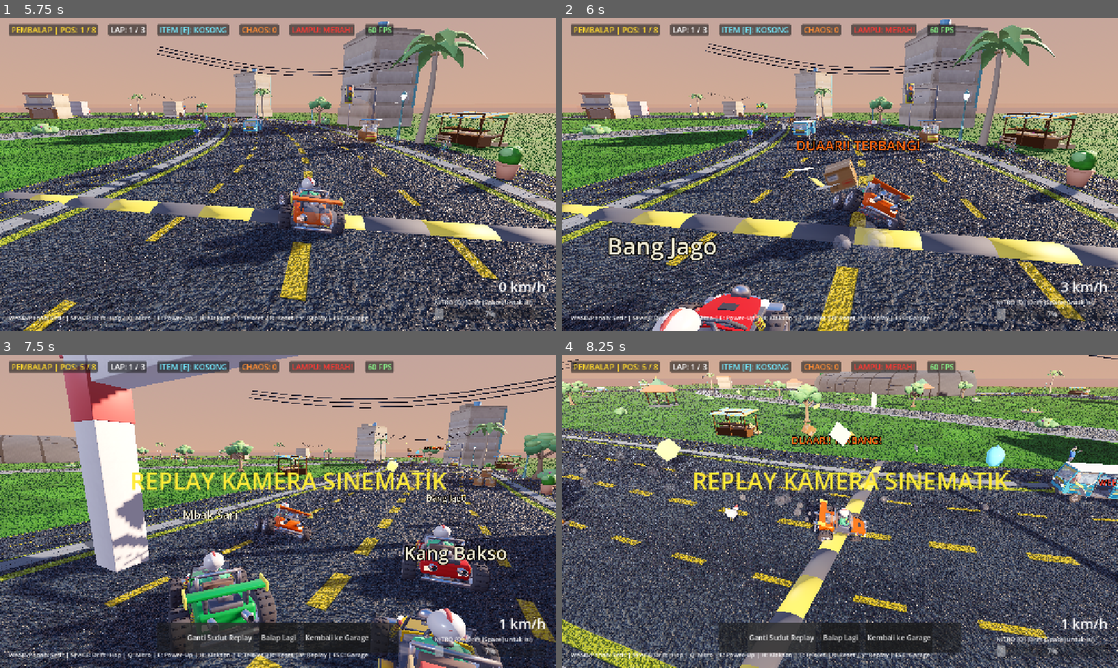
Above: before the commit, frames 1-4 (two rows, left to right).
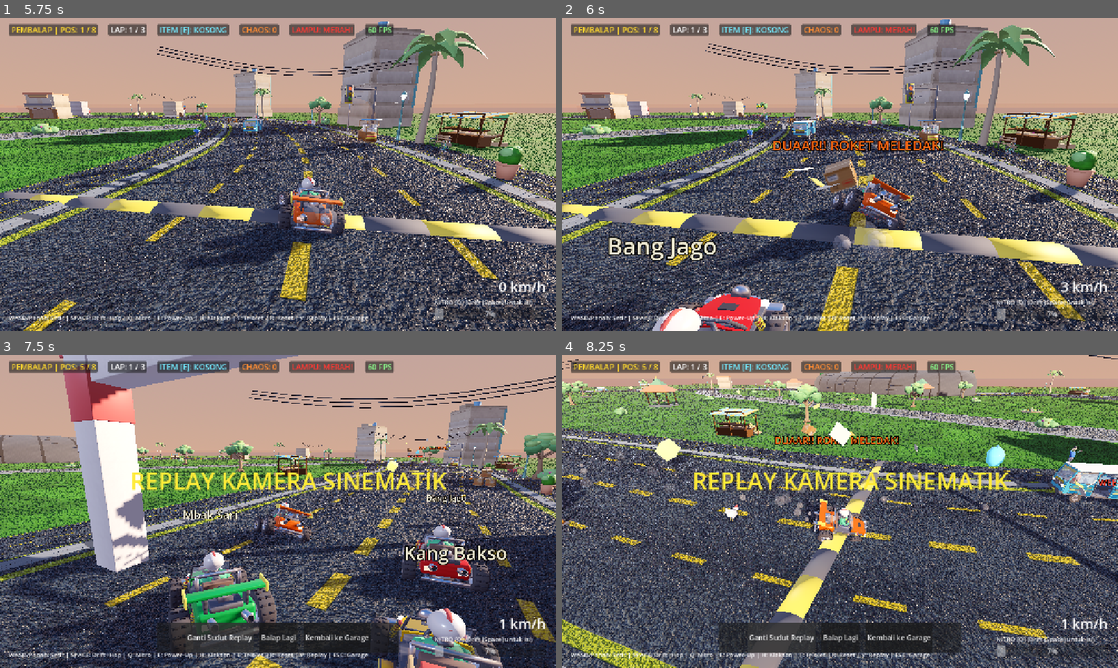
Above: after the commit, the same moments.

Repository: 99apps-id/kart-nusantara
Game: Godot game, scene res://scenes/main_menu.tscn
Two runs of this game, one before a commit and one after it. Both use one fixed random seed, a clock stepped at 60 frames per second and the inputs below.
Inputs (mouse positions are in pixels of both pictures, inside the frame that each line leads up to):
- Up to frame 1 (5.75 s): click "MULAI CHAOS RACING (8 GOKART)" at 0.5 s; tap Enter at 1.25 s; move the mouse to (400, 158) at 1.27 s; hold D (steer_right) 1.28-2.03 s; hold Space (drift) 1.28-2.03 s; click (400, 158) at 1.42 s; tap Q (nitro) at 1.55, 2.1, 3.05, 3.6 s; move the mouse to (166, 190) at 2.02 s; hold S (brake) 2.03-2.78 s; tap Space (drift) at 2.3, 3.8, 5.3 s; move the mouse to (333, 105) at 2.77 s; hold D (steer_right) 2.78-3.53 s; hold Space (drift) 2.78-3.53 s; move the mouse to (250, 237) at 3.52 s; hold W (accelerate) 3.53-4.28 s; click (250, 237) at 3.67 s; move the mouse to (444, 221) at 4.27 s; hold Q (nitro) 4.28-5.03 s; hold A (steer_left) from 4.28 s (still down); tap E (use_item) at 4.35 s; tap R (reset_kart) at 4.9 s; move the mouse to (111, 127) at 5.02 s; tap H at 5.1 s
- Up to frame 2 (6 s): move the mouse to (867, 174) at 5.77 s; release A (steer_left) at 5.78 s; hold S (brake) from 5.78 s (still down); hold T from 5.78 s (still down); click (867, 174) at 5.92 s
- Up to frame 3 (7.5 s): tap Q (nitro) at 6.05 s; move the mouse to (194, 433) at 6.52 s; release S (brake) at 6.53 s; release T at 6.53 s; hold D (steer_right) 6.53-7.25 s; tap V at 6.6 s; tap Space (drift) at 6.8 s; click "Ganti Sudut Replay" at 7.25 s
- Up to frame 4 (8.25 s): click "Ganti Sudut Replay" at 8 s

Frame 1 is identical in both runs. In frame 2, 0.8% of the frame differs, in the area x 37-69%, y 39-43%; in frame 3, less than 0.1%; in frame 4, 0.4%.

Commit message:
Improve steady speed-based engine audio, add rocket explosion SFX, and Battle Arena ring-out

Diff:
--- a/scripts/battle_arena.gd
+++ b/scripts/battle_arena.gd
@@ -19,6 +19,7 @@
 var karts: Array = []
 var player_kart: KartController
 var match_ended: bool = false
+var player_ringed_out: bool = false
 
 var hud_hp_bar: ProgressBar
 var hud_alive_label: Label
@@ -58,13 +59,15 @@
 	var mat_floor := world_builder.make_pbr_mat(ChaosWorldBuilder.get_tex(ChaosWorldBuilder.PT_ASPHALT_A), ChaosWorldBuilder.get_tex(ChaosWorldBuilder.PT_ASPHALT_N), Vector3(0.0625, 0.0625, 0.0625), 0.96, Color(0.74, 0.77, 0.84), ChaosWorldBuilder.get_tex(ChaosWorldBuilder.PT_ASPHALT_R), 2.1)
 	var mat_rim := world_builder.make_pbr_mat(ChaosWorldBuilder.get_tex(ChaosWorldBuilder.PT_SIDEWALK_A), ChaosWorldBuilder.get_tex(ChaosWorldBuilder.PT_SIDEWALK_N), Vector3(0.12, 0.12, 0.12), 0.96, Color(0.82, 0.84, 0.88), ChaosWorldBuilder.get_tex(ChaosWorldBuilder.PT_SIDEWALK_R), 2.0)
 
-	# 76m x 76m Nusantara Market Square Battle Arena
-	world_builder.add_ground_slab(self, Vector3(0.0, -0.5, 0.0), Vector3(84.0, 1.0, 84.0), mat_floor)
-	# Arena boundary walls
-	world_builder.add_ground_slab(self, Vector3(0.0, 1.8, -38.0), Vector3(78.0, 3.6, 2.0), mat_rim)
-	world_builder.add_ground_slab(self, Vector3(0.0, 1.8, 38.0), Vector3(78.0, 3.6, 2.0), mat_rim)
-	world_builder.add_ground_slab(self, Vector3(-38.0, 1.8, 0.0), Vector3(2.0, 3.6, 78.0), mat_rim)
-	world_builder.add_ground_slab(self, Vector3(38.0, 1.8, 0.0), Vector3(2.0, 3.6, 78.0), mat_rim)
+	# 76m x 76m Nusantara Market Square Battle Arena (low 1.15m rim: normal driving stays in, big knockouts ring-out!)
+	world_builder.add_ground_slab(self, Vector3(0.0, -0.5, 0.0), Vector3(78.0, 1.0, 78.0), mat_floor)
+	# Visual low boundary curb/rim (1.15m high)
+	world_builder.add_ground_slab(self, Vector3(0.0, 0.58, -38.0), Vector3(78.0, 1.15, 1.8), mat_rim)
+	world_builder.add_ground_slab(self, Vector3(0.0, 0.58, 38.0), Vector3(78.0, 1.15, 1.8), mat_rim)
+	world_builder.add_ground_slab(self, Vector3(-38.0, 0.58, 0.0), Vector3(1.8, 1.15, 78.0), mat_rim)
+	world_builder.add_ground_slab(self, Vector3(38.0, 0.58, 0.0), Vector3(1.8, 1.15, 78.0), mat_rim)
+	# Ceiling cap so karts never float indefinitely into the sky
+	_add_invisible_barrier(Vector3(0.0, 14.5, 0.0), Vector3(100.0, 1.5, 100.0))
 
 	# Iconic Indonesian facades outside arena rim
 	world_builder.spawn_static_model(self, ChaosWorldBuilder.P_INDOMARET, Vector3(-16.0, 0.0, -42.5), 180.0)
@@ -173,6 +176,13 @@
 	replay_panel.anchor_top = 1.0; replay_panel.anchor_bottom = 1.0
 	replay_panel.offset_left = -280; replay_panel.offset_right = 280
 	replay_panel.offset_top = -105; replay_panel.offset_bottom = -35
+	var hint := Label.new()
+	hint.anchor_top = 1.0; hint.anchor_bottom = 1.0
+	hint.offset_left = 20; hint.offset_top = -34; hint.offset_right = 760
+	hint.text = "WASD/Panah: Setir | SPACE: Drift | Q: Nitro | E: Senjata | H: Klakson | T: Telolet | R: Reset | ESC: Garage"
+	hint.modulate = Color(0.95, 0.96, 1.0, 0.9)
+	cl.add_child(hint)
+
 	replay_panel.visible = false
 	cl.add_child(replay_panel)
 	var rbox := HBoxContainer.new()
@@ -194,7 +204,56 @@
 	return l
 
 
+const ARENA_RINGOUT_LIMIT := 38.6
+
+
+func _add_invisible_barrier(pos: Vector3, size: Vector3) -> void:
+	var sb := StaticBody3D.new()
+	sb.position = pos
+	var col := CollisionShape3D.new()
+	var box := BoxShape3D.new()
+	box.size = size
+	col.shape = box
+	sb.add_child(col)
+	add_child(sb)
+
+
+func _physics_process(_delta: float) -> void:
+	if replay_sys != null and replay_sys.is_playing:
+		return
+	# Ring-Out Rule: any kart knocked outside the arena perimeter or falling off is immediately eliminated (kalah)!
+	for k in karts:
+		if not is_instance_valid(k) or k.hp <= 0.0:
+			continue
+		var p: Vector3 = k.global_position
+		if p.y > 12.5:
+			p.y = 12.5
+			k.velocity.y = minf(k.velocity.y, -2.0)
+			k.global_position = p
+		var out_of_bounds: bool = (absf(p.x) > ARENA_RINGOUT_LIMIT) or (absf(p.z) > ARENA_RINGOUT_LIMIT) or (p.y < -1.2)
+		if out_of_bounds:
+			# Eliminate immediately so the kart never floats endlessly outside the arena
+			k.hp = 0.0
+			k.controls_locked = true
+			k.velocity = Vector3.ZERO
+			k.forward_speed = 0.0
+			k.global_position = Vector3(clampf(p.x, -40.0, 40.0), maxf(p.y, 0.2), clampf(p.z, -40.0, 40.0))
+			if k == player_kart:
+				player_ringed_out = true
+			world_builder.spawn_comic_popup(self, k.global_position + Vector3(0.0, 1.8, 0.0), "KELUAR ARENA - RING OUT!", Color(1.0, 0.25, 0.2))
+			ComedySfx.play(self, "crash_heavy", -1.5)
+			k.emit_signal("kart_eliminated", k, k.last_attacker)
+
+
 func _process(delta: float) -> void:
+	if Input.is_action_just_pressed("reset_kart") and player_kart != null and player_kart.hp > 0.0:
+		player_kart.global_position = Vector3(0.0, 0.6, 20.0)
+		player_kart.velocity = Vector3.ZERO
+		player_kart.forward_speed = 0.0
+		player_kart.flip_timer = 0.0
+		player_kart.spinout_timer = 0.0
+		player_kart.look_at(Vector3(0.0, 0.6, 0.0), Vector3.UP)
+
 	if Input.is_action_just_pressed("ui_cancel"):
 		get_tree().change_scene_to_file("res://scenes/main_menu.tscn")
 		return
@@ -219,7 +278,10 @@
 	if not match_ended:
 		if player_kart.hp <= 0.0:
 			match_ended = true
-			hud_banner.text = "GOKART HANCUR! (KO: %d)" % player_kart.eliminations
+			if player_ringed_out:
+				hud_banner.text = "%s TERLEMPAR KELUAR ARENA - KALAH! (KO: %d)" % [player_kart.racer_name.to_upper(), player_kart.eliminations]
+			else:
+				hud_banner.text = "%s GOKART HANCUR - KALAH! (KO: %d)" % [player_kart.racer_name.to_upper(), player_kart.eliminations]
 			replay_panel.visible = true
 			replay_sys.start_replay()
 		elif alive <= 1:
@@ -235,5 +297,8 @@
 
 func _on_kart_eliminated(victim: KartController, attacker: KartController) -> void:
 	world_builder.spawn_flying_chaos_burst(self, victim.global_position, true)
-	if attacker != null:
+	victim.controls_locked = true
+	victim.velocity = Vector3.ZERO
+	victim.forward_speed = 0.0
+	if attacker != null and attacker != victim:
 		attacker.eliminations += 1
--- a/scripts/kart_controller.gd
+++ b/scripts/kart_controller.gd
@@ -121,6 +121,8 @@
 var engine_player: AudioStreamPlayer
 var engine_idle_player: AudioStreamPlayer
 var wind_player: AudioStreamPlayer
+var engine_rpm_smooth: float = 0.0
+var engine_run_blend: float = 0.0
 
 
 func setup_kart(cfg: Dictionary, player_flag: bool, battle_flag: bool = false) -> void:
@@ -259,7 +261,7 @@
 		engine_idle_player = AudioStreamPlayer.new()
 		engine_idle_player.name = "EngineIdleAudio"
 		engine_idle_player.stream = ComedySfx.get_stream("engine_idle")
-		engine_idle_player.volume_db = -10.5
+		engine_idle_player.volume_db = -9.0
 		engine_idle_player.pitch_scale = 0.96
 		engine_idle_player.autoplay = true
 		add_child(engine_idle_player)
@@ -267,8 +269,8 @@
 		engine_player = AudioStreamPlayer.new()
 		engine_player.name = "EngineAudio"
 		engine_player.stream = ComedySfx.get_stream("engine_loop")
-		engine_player.volume_db = -26.0
-		engine_player.pitch_scale = 0.76
+		engine_player.volume_db = -60.0
+		engine_player.pitch_scale = 0.68
 		engine_player.autoplay = true
 		add_child(engine_player)
 
@@ -393,6 +395,7 @@
 		velocity.x = move_toward(velocity.x, 0.0, delta * 6.0)
 		velocity.z = move_toward(velocity.z, 0.0, delta * 6.0)
 		move_and_slide()
+		_update_engine_audio(delta)
 		if flip_timer <= 0.0:
 			visual_root.rotation = Vector3.ZERO
 		return
@@ -405,6 +408,7 @@
 		velocity.x = fwd_s.x * forward_speed
 		velocity.z = fwd_s.z * forward_speed
 		move_and_slide()
+		_update_engine_audio(delta)
 		if spinout_timer <= 0.0:
 			visual_root.rotation = Vector3.ZERO
 		return
@@ -548,33 +552,57 @@
 		engine_idle_player.play()
 	if wind_player != null and not wind_player.playing and wind_player.stream != null:
 		wind_player.play()
-	var speed_ratio: float = clampf(absf(forward_speed) / maxf(max_speed, 1.0), 0.0, 1.45)
-	var load_ratio: float = clampf(speed_ratio * 0.85 + (0.35 if current_throttle_input > 0.1 else 0.0) + (0.35 if nitro_active else 0.0), 0.0, 1.2)
-	var throttle_boost: float = 0.18 if current_throttle_input > 0.1 else (0.08 if current_brake_input > 0.1 and forward_speed < -0.5 else 0.0)
-	var target_pitch: float = 0.72 + speed_ratio * 1.15 + throttle_boost
+
+	# Distinct Idle vs Running engine model driven steadily by actual speed (Up arrow / W)
+	var abs_speed: float = absf(forward_speed)
+	var speed_ratio: float = clampf(abs_speed / maxf(max_speed, 1.0), 0.0, 1.35)
+	var is_pressing_gas: bool = (not controls_locked) and (current_throttle_input > 0.1)
+
+	# Clean separation:
+	# - At standstill / idle (abs_speed <= 0.35): pure calm idle purr, running roar muted (-60 dB)
+	# - Smooth equal-power crossfade as kart rolls away (0.35 -> 6.5 m/s)
+	# - Once running (>= 6.5 m/s): idle fully muted (-60 dB), only steady speed-proportional roar plays
+	var target_blend: float = 0.0
+	if abs_speed > 0.35:
+		target_blend = smoothstep(0.35, 6.5, abs_speed)
+	elif is_pressing_gas:
+		target_blend = 0.12
+	engine_run_blend = lerpf(engine_run_blend, target_blend, clampf(delta * 6.5, 0.0, 1.0))
+
+	# Steady RPM tracks vehicle speed directly (small steady load offset while holding gas, no jitter/surges)
+	var target_rpm: float = speed_ratio
+	if is_pressing_gas and abs_speed > 0.35:
+		target_rpm += 0.04
 	if nitro_active:
-		target_pitch += 0.34
-	elif is_drifting:
-		target_pitch += 0.09 + sin(Time.get_ticks_msec() * 0.04) * 0.03
-	if not is_on_floor():
-		target_pitch += 0.12
-	# Crossfade: warm idle purr at low speed -> roaring racing engine under acceleration
+		target_rpm += 0.22
+	engine_rpm_smooth = lerpf(engine_rpm_smooth, target_rpm, clampf(delta * 5.5, 0.0, 1.0))
+
+	# Equal-power crossfade gains (linear -> dB) so transition has zero volume dip and clean mute at ends
+	var blend_clamped: float = clampf(engine_run_blend, 0.0, 1.0)
+	var idle_gain: float = cos(blend_clamped * PI * 0.5) * 0.36
+	var run_base_gain: float = lerpf(0.18, 0.44, clampf(engine_rpm_smooth, 0.0, 1.0))
+	if nitro_active:
+		run_base_gain *= 1.18
+	var run_gain: float = sin(blend_clamped * PI * 0.5) * run_base_gain
+
 	if engine_idle_player != null:
-		var idle_vol: float = lerpf(-9.5, -26.0, clampf(load_ratio * 1.35, 0.0, 1.0))
-		var idle_pitch: float = 0.94 + speed_ratio * 0.30 + (0.08 if current_throttle_input > 0.1 else 0.0)
-		engine_idle_player.volume_db = lerpf(engine_idle_player.volume_db, idle_vol, clampf(delta * 7.0, 0.0, 1.0))
-		engine_idle_player.pitch_scale = lerpf(engine_idle_player.pitch_scale, clampf(idle_pitch, 0.85, 1.4), clampf(delta * 8.0, 0.0, 1.0))
-	var roar_vol: float = lerpf(-26.0, -7.0, clampf(load_ratio, 0.0, 1.0)) + (1.8 if nitro_active else 0.0)
-	engine_player.pitch_scale = lerpf(engine_player.pitch_scale, clampf(target_pitch, 0.65, 2.35), clampf(delta * 9.0, 0.0, 1.0))
-	engine_player.volume_db = lerpf(engine_player.volume_db, clampf(roar_vol, -28.0, -4.5), clampf(delta * 8.0, 0.0, 1.0))
-	# Aerodynamic wind rushes past helmet as speed climbs
+		var idle_db: float = -60.0 if idle_gain < 0.002 else clampf(linear_to_db(idle_gain), -60.0, -7.5)
+		var idle_pitch: float = 0.95 + clampf(abs_speed / 8.0, 0.0, 0.16)
+		engine_idle_player.volume_db = idle_db
+		engine_idle_player.pitch_scale = lerpf(engine_idle_player.pitch_scale, idle_pitch, clampf(delta * 6.0, 0.0, 1.0))
+
+	var roar_db: float = -60.0 if run_gain < 0.002 else clampf(linear_to_db(run_gain), -60.0, -5.0)
+	var roar_pitch: float = clampf(0.68 + engine_rpm_smooth * 1.02, 0.65, 2.05)
+	engine_player.volume_db = roar_db
+	engine_player.pitch_scale = roar_pitch
+
+	# Aerodynamic wind rushes past helmet smoothly at higher speed
 	if wind_player != null:
-		var wind_factor: float = clampf((absf(forward_speed) - 6.0) / maxf(max_speed, 1.0), 0.0, 1.3)
-		var wind_vol: float = lerpf(-40.0, -10.5, clampf(wind_factor, 0.0, 1.0)) + (2.5 if nitro_active else 0.0)
+		var wind_factor: float = clampf((abs_speed - 8.0) / maxf(max_speed, 1.0), 0.0, 1.3)
+		var wind_vol: float = lerpf(-50.0, -11.5, clampf(wind_factor, 0.0, 1.0)) + (2.5 if nitro_active else 0.0)
 		var wind_pitch: float = 0.80 + wind_factor * 0.55 + (0.20 if nitro_active else 0.0)
-		wind_player.volume_db = lerpf(wind_player.volume_db, clampf(wind_vol, -42.0, -7.0), clampf(delta * 6.0, 0.0, 1.0))
-		wind_player.pitch_scale = lerpf(wind_player.pitch_scale, clampf(wind_pitch, 0.75, 1.65), clampf(delta * 6.0, 0.0, 1.0))
-
+		wind_player.volume_db = lerpf(wind_player.volume_db, clampf(wind_vol, -50.0, -7.5), clampf(delta * 5.0, 0.0, 1.0))
+		wind_player.pitch_scale = lerpf(wind_player.pitch_scale, clampf(wind_pitch, 0.75, 1.75), clampf(delta * 5.0, 0.0, 1.0))
 
 func _handle_collisions() -> void:
 	for i in range(get_slide_collision_count()):
--- a/scripts/sfx_synth.gd
+++ b/scripts/sfx_synth.gd
@@ -6,14 +6,18 @@
 
 
 static func _load_asset(sfx_name: String, loop: bool = false) -> AudioStream:
-	var path := "res://assets/audio/%s.mp3" % sfx_name
-	if ResourceLoader.exists(path):
-		var res := load(path)
-		if res is AudioStreamMP3:
-			(res as AudioStreamMP3).loop = loop
-			return res
-		if res is AudioStream:
-			return res as AudioStream
+	for ext in ["ogg", "mp3"]:
+		var path := "res://assets/audio/%s.%s" % [sfx_name, ext]
+		if ResourceLoader.exists(path):
+			var res := load(path)
+			if res is AudioStreamOggVorbis:
+				(res as AudioStreamOggVorbis).loop = loop
+				return res
+			if res is AudioStreamMP3:
+				(res as AudioStreamMP3).loop = loop
+				return res
+			if res is AudioStream:
+				return res as AudioStream
 	return null
 
 
@@ -46,6 +50,8 @@
 	_register("wind_loop", _gen_nitro(), true)
 	_register("birds_ambience", _gen_pickup(), true)
 	_register("horn_klakson", _gen_telolet())
+	_register("rocket_launch", _gen_nitro())
+	_register("rocket_explosion", _gen_boom())
 
 
 static func get_stream(sfx_name: String) -> AudioStream:
--- a/scripts/verify_smoke.gd
+++ b/scripts/verify_smoke.gd
@@ -77,27 +77,62 @@
 				inst.world_builder.dynamic_obstacles.size(), inst.world_builder.item_boxes.size()
 			])
 			var has_engine_audio: bool = (pk.find_child("EngineAudio", true, false) is AudioStreamPlayer) and (pk.find_child("En …(195 unchanged characters)…
-			var sfx_req := ["intro_fanfare", "countdown_beep", "race_ …(199 unchanged characters)… lip", "boom", "nitro", "siren", "pickup"]
+			var sfx_req := ["intro_fanfare", "countdown_beep", "race_ …(199 unchanged characters)… lip", "boom", "nitro", "siren", "pickup", "rocket_launch", "rocket_explosion"]
 			var sfx_ok := true
 			var mp3_loaded := 0
 			for sname in sfx_req:
 				var st := ComedySfx.get_stream(sname)
 				if st == null or st.get_length() <= 0.05:
 					sfx_ok = false
-				elif st is AudioStreamMP3:
+				elif st is AudioStreamMP3 or st is AudioStreamOggVorbis:
 					mp3_loaded += 1
+			# Verify Idle vs Running engine separation and steady speed-based pitch (Up arrow)
+			pk.controls_locked = false
+			pk.nitro_active = false
+			pk.current_throttle_input = 0.0
+			pk.forward_speed = 0.0
+			for _f in range(90):
+				pk._update_engine_audio(1.0 / 60.0)
+			var idle_db_at_idle: float = pk.engine_idle_player.volume_db
+			var roar_db_at_idle: float = pk.engine_player.volume_db
+			pk.current_throttle_input = 1.0
+			pk.forward_speed = 15.0
+			for _f in range(90):
+				pk._update_engine_audio(1.0 / 60.0)
+			var mid_pitch: float = pk.engine_player.pitch_scale
+			var mid_roar_db: float = pk.engine_player.volume_db
+			var mid_idle_db: float = pk.engine_idle_player.volume_db
+			pk.forward_speed = pk.max_speed
+			for _f in range(90):
+				pk._update_engine_audio(1.0 / 60.0)
+			var p_min: float = 99.0
+			var p_max: float = -99.0
+			for _f in range(30):
+				pk._update_engine_audio(1.0 / 60.0)
+				p_min = minf(p_min, pk.engine_player.pitch_scale)
+				p_max = maxf(p_max, pk.engine_player.pitch_scale)
+			var top_pitch: float = pk.engine_player.pitch_scale
+			var top_spread: float = p_max - p_min
+			var engine_curve_ok: bool = (idle_db_at_idle > -12.0) and (roar_db_at_idle <= -50.0) and (mid_idle_db <= -50.0) and (mid_roar_db > -18.0) and (top_pitch > mid_pitch + 0.35) and (top_spread < 0.01)
 			var name_ok: bool = (pk.racer_name == GameConfig.get_clean_player_name())
-			print("VERIFY audio: engine_node=%s sfx_all_valid=%s mp3_loaded=%d/%d total_sfx=%d player_name=%s name_ok=%s" % [str(has_engine_audio), str(sfx_ok), mp3_loaded, sfx_req.size(), ComedySfx.get_registered_names().size(), pk.racer_name, str(name_ok)])
-			if kcount != 8 or track_len < 650.0 or not has_tunnel or  …(222 unchanged characters)… k or mp3_loaded < sfx_req.size() or not name_ok:
+			print("VERIFY audio: engine_node=%s sfx_all_valid=%s assets_loaded=%d/%d idle(idle=%.1fdB roar=%.1fdB) run(idle=%.1fdB roar=%.1fdB midP=%.2f topP=%.2f spread=%.4f) curve_ok=%s player_name=%s name_ok=%s" % [str(has_engine_audio), str(sfx_ok), mp3_loaded, sfx_req.size(), idle_db_at_idle, roar_db_at_idle, mid_idle_db, mid_roar_db, mid_pitch, top_pitch, top_spread, str(engine_curve_ok), pk.racer_name, str(name_ok)])
+			if kcount != 8 or track_len < 650.0 or not has_tunnel or  …(222 unchanged characters)… k or mp3_loaded < sfx_req.size() or not engine_curve_ok or not name_ok:
 				push_error("VERIFICATION ASSERTION FAILED on race_track!")
 				get_tree().quit(2)
 				return
 		elif path.ends_with("battle_arena.tscn"):
 			var bcount: int = inst.karts.size()
 			var icount: int = inst.world_builder.item_boxes.size()
-			print("VERIFY battle_arena: combat_karts=%d items=%d" % [bcount, icount])
-			if bcount != 8:
-				push_error("VERIFICATION ASSERTION FAILED on battle_arena!")
+			# Verify Ring-Out rule: throwing player outside arena immediately marks kalah (hp=0, match_ended=true, no floating)
+			var bp: KartController = inst.player_kart
+			bp.global_position = Vector3(41.5, 1.0, 0.0)
+			for _t in range(4):
+				await get_tree().physics_frame
+			await get_tree().process_frame
+			var ringout_ok: bool = (bp.hp <= 0.0) and inst.player_ringed_out and inst.match_ended and bp.velocity.length() < 0.01 and ("KALAH" in inst.hud_banner.text)
+			print("VERIFY battle_arena: combat_karts=%d items=%d ringout_kalah=%s banner='%s'" % [bcount, icount, str(ringout_ok), inst.hud_banner.text])
+			if bcount != 8 or not ringout_ok:
+				push_error("VERIFICATION ASSERTION FAILED on battle_arena Ring-Out!")
 				get_tree().quit(3)
 				return
 		else:
--- a/scripts/world_props.gd
+++ b/scripts/world_props.gd
@@ -948,6 +948,7 @@
 			parent.add_child(o)
 			active_hazards.append({"node": o, "kind": "oil", "owner": kart, "arm": 0.6, "radius": 2.1})
 		"rocket":
+			ComedySfx.play(parent, "rocket_launch", -4.5 if kart.is_player else -11.0)
 			var r := get_model(P_ROCKET).instantiate() as Node3D
 			r.position = kart.global_position + fwd * 2.4 + Vector3(0.0, 0.7, 0.0)
 			r.rotation = kart.global_rotation
@@ -1138,8 +1139,8 @@
 				var dir := vel.normalized()
 				k.apply_knockback_flip(dir * 18.0 + Vector3(0, 11.0, 0), p["owner"])
 				spawn_flying_chaos_burst(parent, k.global_position, true)
-				spawn_comic_popup(parent, k.global_position, "DUAAR!! TERBANG!", Color(1.0, 0.35, 0.12))
-				ComedySfx.play(parent, "boom", -5.0)
+				spawn_comic_popup(parent, k.global_position, "DUAAR!! ROKET MELEDAK!", Color(1.0, 0.35, 0.12))
+				ComedySfx.play(parent, "rocket_explosion", -2.5 if (k.is_player or _near_player(k.global_position, 45.0)) else -9.0)
 				if k.is_player: k.add_camera_shake(0.75)
 				node.queue_free()
 				to_remove.append(p)
Not shown, removed: assets/audio/engine_idle.mp3.import
Not shown, added: assets/audio/engine_idle.ogg.import
Not shown, removed: assets/audio/engine_loop.mp3.import
Not shown, added: assets/audio/engine_loop.ogg.import
Not shown, added: assets/audio/rocket_explosion.mp3.import
Not shown, added: assets/audio/rocket_launch.mp3.import
Not shown, removed: assets/audio/engine_idle.mp3
Not shown, added: assets/audio/engine_idle.ogg
Not shown, removed: assets/audio/engine_loop.mp3
Not shown, added: assets/audio/engine_loop.ogg
Not shown, added: assets/audio/rocket_explosion.mp3
Not shown, added: assets/audio/rocket_launch.mp3
